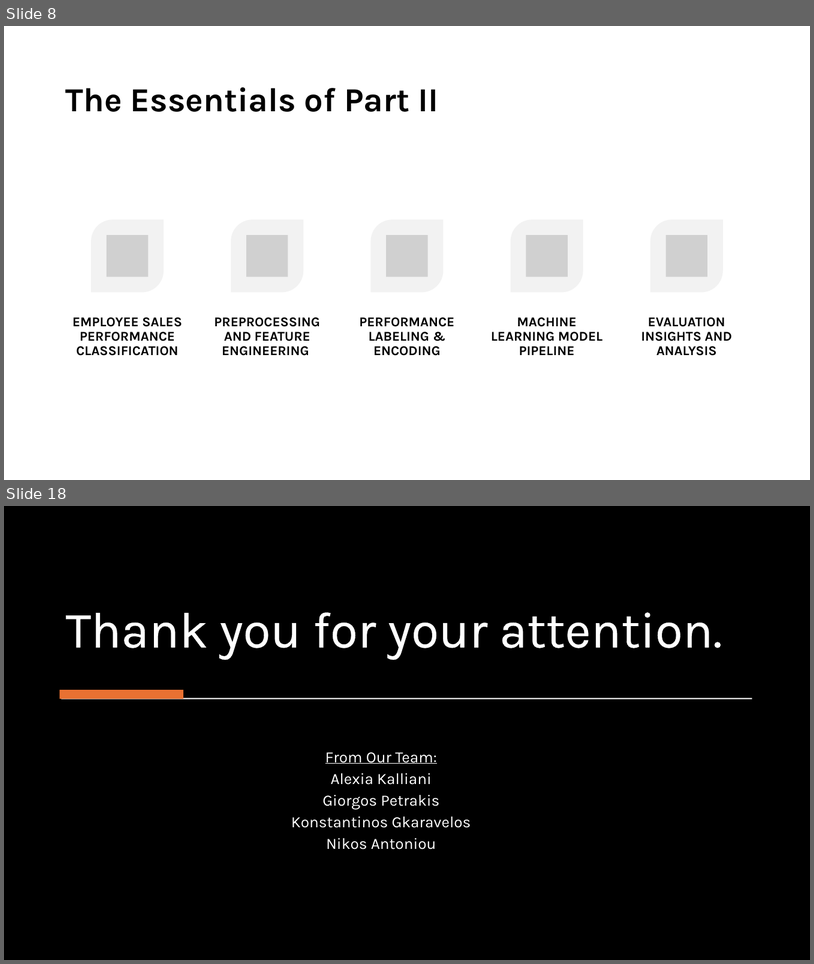
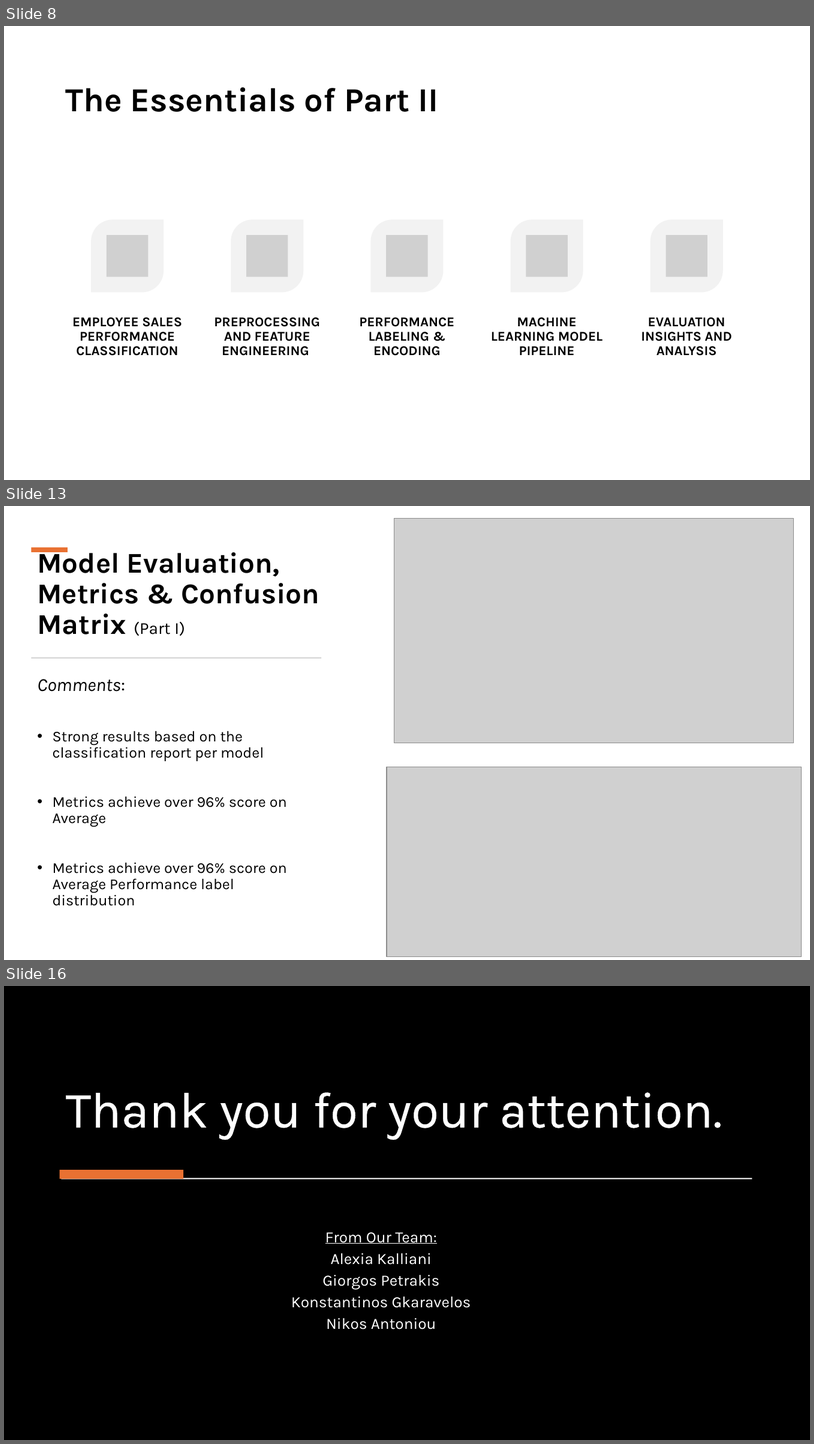
Before and after one commit to Konstant-gk/Chinook_Project, a slide deck: Chinook_Presentation/Project_Future_Chinook_Presentation.pptx. Shown one above the other, each under a label of ours: slides 8 and 18 before the commit, slides 8, 13 and 16 after it; the slides between them are not shown. The pictures are 814x964 and 814x1444 pixels, drawn with LibreOffice and Linux fonts; fonts in the diff are those of the drawing; grey boxes stand for pictures; background and template pictures are left out; a plain dark background stands for a picture behind light text. Boxes give left, top, right and bottom in pixels: in the first picture for what was removed or moved away, otherwise in the second. Text is boxed around its words. In the diff, an @@ line names an element or a change of style, - is before the commit and + after.

```diff
--- a/Chinook_Presentation/Project_Future_Chinook_Presentation.pptx
+++ b/Chinook_Presentation/Project_Future_Chinook_Presentation.pptx
@@ slide 13 added at [4, 506, 810, 960], background #FFFFFF @@
@@ picture added at [395, 519, 794, 743] @@
@@ rectangle added at [31, 547, 68, 552], fill #E97132 @@
@@ title added at [37, 547, 320, 636], 34 pt, text #000000, bold @@
+Model Evaluation, Metrics & Confusion Matrix (Part I)
@@ rectangle added at [31, 657, 321, 658], fill #D5D5D5 @@
@@ text added at [37, 679, 287, 906], 18 pt, text #000000 @@
+Comments:
+• Strong results based on the classification report per model
+• Metrics achieve over 96% score on Average
+• Metrics achieve over 96% score on Average Performance label distribution
@@ picture added at [387, 767, 802, 956] @@
@@ what was slide 18 is now slide 16 @@
```
Also in this commit, not shown: 2 slides changed, 4 other slides added, 7 slides removed.
